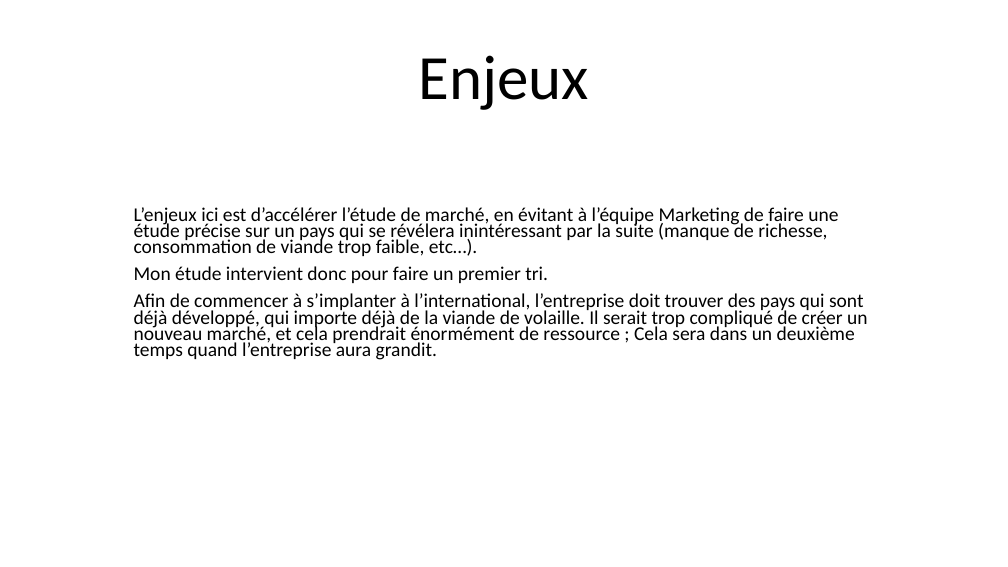
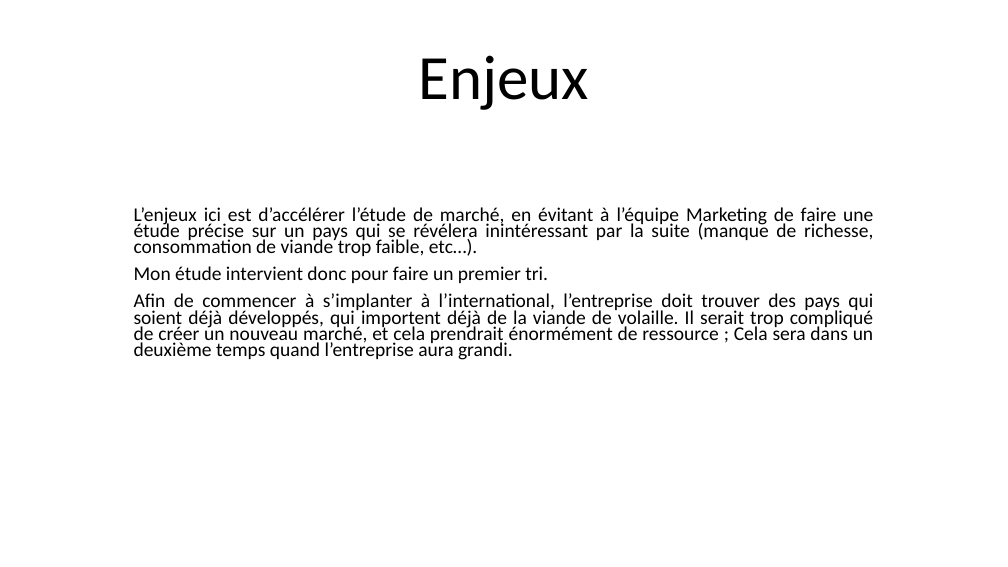
Before and after one commit to Julien-paulet/Projet_5_effectuez_une_etude_de_marche, a slide deck: slide 5 of Projet_5_présentation.pptx. Drawn at 1008x567 pixels with LibreOffice and Linux fonts; fonts in the diff are those of the drawing. Boxes give left, top, right and bottom in pixels: in the first picture for what was removed or moved away, otherwise in the second. Text is boxed around its words. In the diff, an @@ line names an element or a change of style, - is before the commit and + after.

```diff
--- a/Projet_5_présentation.pptx
+++ b/Projet_5_présentation.pptx
@@ subtitle at (134,207,873,283): alignment left to justified @@
@@ subtitle at (134,293,873,360): text changed @@
-Afin de commencer à s’implanter à l’international, l’entreprise doit trouver des pays qui sont déjà développé, qui importe déjà de la viande de volaille. Il serait trop compliqué de créer un nouveau marché, et cela prendrait énormément de ressource ; Cela sera dans un deuxième temps quand l’entreprise aura grandit.
+Afin de commencer à s’implanter à l’international, l’entreprise doit trouver des pays qui soient déjà développés, qui importent déjà de la viande de volaille. Il serait trop compliqué de créer un nouveau marché, et cela prendrait énormément de ressource ; Cela sera dans un deuxième temps quand l’entreprise aura grandi.
```
Also in this commit, not shown: 4 other slides changed, 6 slides added, 6 slides removed, 1 other file.
